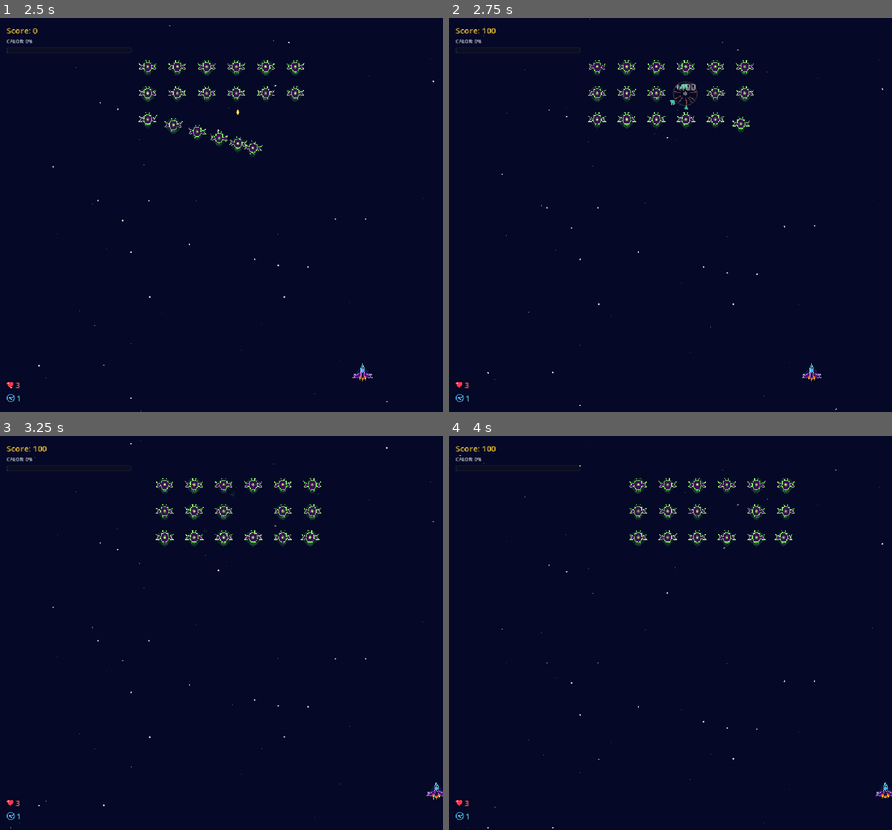
Above: before the commit, frames 1-4 (two rows, left to right).
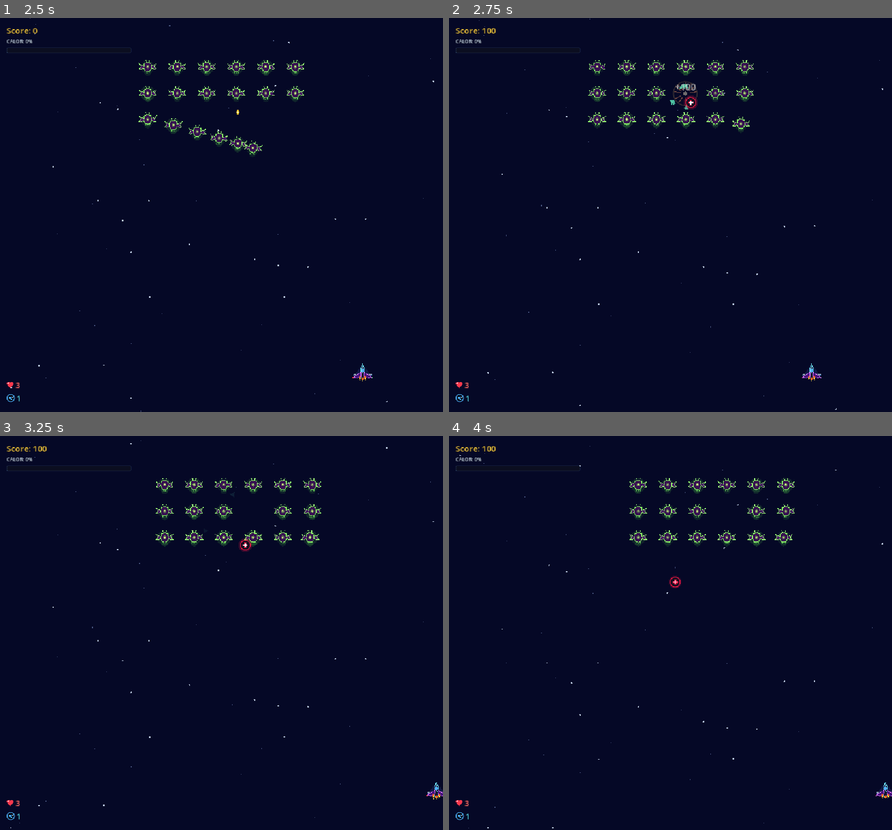
Above: after the commit, the same moments.

Repository: Frank-0511/galactic-surge
Game: Godot game, scene res://scenes/main/main.tscn
The game is run twice, just before and just after one commit, with the same random seed, the same clock (stepped at 60 frames per second) and the same inputs.
Inputs (mouse positions are in pixels of both pictures, inside the frame that each line leads up to):
- Up to frame 1 (2.5 s): click "Jugar" at 0.5 s; tap Enter at 1.25 s; move the mouse to (318, 195) at 1.27 s; hold Right (move_right) 1.28-2 s; tap Space (shoot) at 1.35 s; click (318, 195) at 1.42 s; drag from (132, 234) to (146, 65) at 2.02 s
- Up to frame 2 (2.75 s): no input
- Up to frame 3 (3.25 s): move the mouse to (265, 546) at 2.77 s; hold Right (move_right) from 2.78 s (still down); tap 2 (weapon_2) at 2.85 s
- Up to frame 4 (4 s): release Right (move_right) at 3.5 s; drag from (648, 711) to (652, 483) at 3.52 s

Frame 1 is identical in both runs. In frame 2, less than 0.1% of the frame differs, in the area x 53-57%, y 19-24%; in frame 3, less than 0.1%; in frame 4, less than 0.1%.

Commit message:
refactor(etapa-20): loot de la sesion movido a main_loot.gd; main.gd conserva delegados

Diff:
--- a/scenes/main/main.gd
+++ b/scenes/main/main.gd
@@ -47,6 +47,7 @@
 const Settings: Script = preload("res://scripts/systems/settings.gd")
 const SETTINGS_MENU_SCENE: PackedScene = preload("res://scenes/ui/settings_menu.tscn")
 const SESSION_STATS := preload("res://scripts/systems/session_stats.gd")
+const MainLoot: Script = preload("res://scenes/main/main_loot.gd")
 const SHIELD_DURATION: float = 10.0
 const NEARBY_SHAKE_RADIUS: float = 220.0
 const EXTRA_LIFE_SCORE_THRESHOLD: int = 1_000_000
@@ -136,6 +137,7 @@
 var _last_phrase_index: int = -1
 var _active_boss: Area2D = null
 var _zoom_tween: Tween = null
+var _loot: RefCounted = MainLoot.new(self)
 
 var _game_layout: GameLayout = GameLayout.new()
 
@@ -599,176 +601,20 @@
 
 
 func _pick_loot_type() -> int:
-	var w_score: float = maxf(score_loot_weight, 0.0)
-	var w_double: float = maxf(double_shot_loot_weight, 0.0)
-	var w_shield: float = maxf(shield_loot_weight, 0.0)
-	var w_life: float = maxf(extra_life_loot_weight, 0.0)
-	var w_bomb: float = maxf(bomb_loot_weight, 0.0)
-	var w_m_blaster: float = maxf(medallion_blaster_weight, 0.0)
-	var w_m_missile: float = maxf(medallion_missile_weight, 0.0)
-	var w_m_laser: float = maxf(medallion_laser_weight, 0.0)
-	var w_atom: float = maxf(power_atom_weight, 0.0)
-
-	var base_weights: Array[float] = [w_score, w_double, w_shield, w_life, w_bomb]
-	var zero_count: int = 0
-	var single_one_index: int = -1
-	for idx: int in range(base_weights.size()):
-		if base_weights[idx] == 0.0:
-			zero_count += 1
-		elif base_weights[idx] == 1.0:
-			single_one_index = idx
-
-	# Contract testing support: isolated single basic weight or all basic weights zero
-	if zero_count == 5:
-		return LootDrop.Type.SCORE
-	if zero_count == 4 and single_one_index >= 0:
-		return single_one_index
-
-	var all_weights: Array[float] = [
-		w_score, w_double, w_shield, w_life, w_bomb,
-		w_m_blaster, w_m_missile, w_m_laser, w_atom
-	]
-	var total_zeros: int = 0
-	var total_single_index: int = -1
-	for idx: int in range(all_weights.size()):
-		if all_weights[idx] == 0.0:
-			total_zeros += 1
-		elif all_weights[idx] > 0.0:
-			total_single_index = idx
-	if total_zeros == all_weights.size() - 1 and total_single_index >= 0:
-		return total_single_index
-
-	var total_basic_weight: float = w_score + w_double + w_shield + w_life + w_bomb
-	var total_weapon_weight: float = w_m_blaster + w_m_missile + w_m_laser + w_atom
-	var total_weight: float = total_basic_weight + total_weapon_weight
-	if total_weight <= 0.0:
-		return LootDrop.Type.SCORE
-
-	var roll: float = randf() * total_weight
-	if roll < total_basic_weight:
-		var cumulative: float = 0.0
-		cumulative += w_score
-		if roll < cumulative:
-			return LootDrop.Type.SCORE
-		cumulative += w_double
-		if roll < cumulative:
-			return LootDrop.Type.DOUBLE_SHOT
-		cumulative += w_shield
-		if roll < cumulative:
-			return LootDrop.Type.SHIELD
-		cumulative += w_life
-		if roll < cumulative:
-			return LootDrop.Type.EXTRA_LIFE
-		return LootDrop.Type.BOMB
-
-	# Weapon / Power drop: Chicken Invaders model:
-	# ~55% chance of Power Atom or active weapon's medallion (+1 level)
-	# ~45% chance of dropping a different weapon's medallion (distributed among the other 2)
-	var active_w: int = _player.get_weapon() if (_player != null and _player.has_method(&"get_weapon")) else 0
-	var weapon_roll: float = randf()
-	if weapon_roll < 0.55:
-		if randf() < 0.5:
-			return LootDrop.Type.MEDALLION_BLASTER + active_w
-		else:
-			return LootDrop.Type.POWER_ATOM
-	else:
-		var alt_weapons: Array[int] = []
-		for w_idx: int in range(3):
-			if w_idx != active_w:
-				alt_weapons.append(w_idx)
-		var chosen_alt: int = alt_weapons[randi() % alt_weapons.size()]
-		return LootDrop.Type.MEDALLION_BLASTER + chosen_alt
-
+	return _loot.pick_type()
 
 
 func _try_spawn_enemy_loot(spawn_position: Vector2) -> void:
-	if not _session_active:
-		return
-	if enemy_loot_drop_chance <= 0.0 or randf() >= enemy_loot_drop_chance:
-		return
-	var total_weight: float = (
-		maxf(score_loot_weight, 0.0)
-		+ maxf(double_shot_loot_weight, 0.0)
-		+ maxf(shield_loot_weight, 0.0)
-		+ maxf(extra_life_loot_weight, 0.0)
-		+ maxf(bomb_loot_weight, 0.0)
-		+ maxf(medallion_blaster_weight, 0.0)
-		+ maxf(medallion_missile_weight, 0.0)
-		+ maxf(medallion_laser_weight, 0.0)
-		+ maxf(power_atom_weight, 0.0)
-	)
-	if total_weight <= 0.0:
-		return
-	_spawn_loot(_pick_loot_type(), spawn_position)
-
+	_loot.try_spawn_enemy_loot(spawn_position)
 
 
 func _spawn_loot(loot_type: int, spawn_position: Vector2) -> void:
-	var loot: Area2D = LOOT_DROP_SCENE.instantiate() as Area2D
-	if loot == null:
-		return
-	if loot.has_signal(&"collected"):
-		loot.collected.connect(_on_loot_collected)
-	if loot.has_method(&"configure"):
-		loot.configure(loot_type, spawn_position, _player)
-	add_child(loot)
+	_loot.spawn_loot(loot_type, spawn_position)
 
 
 ## collector: the ship that picked the drop up (Etapa 20); null means J1 (singleplayer).
 func _on_loot_collected(loot_type: int, collector: Node2D = null) -> void:
-	if not _session_active and not _mission_complete:
-		return
-	var ship: CharacterBody2D = _player_two if collector != null and collector == _player_two else _player
-	match loot_type:
-		LootDrop.Type.SCORE:
-			_add_score(SCORE_LOOT_POINTS)
-			_hud.set_score(score)
-			_visual_feedback.play_score_popup(ship.global_position, SCORE_LOOT_POINTS)
-		LootDrop.Type.DOUBLE_SHOT:
-			ship.enable_double_shot()
-			_audio_feedback.play_power_up_collected(0)
-		LootDrop.Type.SHIELD:
-			ship.activate_shield(SHIELD_DURATION)
-			_audio_feedback.play_power_up_collected(1)
-		LootDrop.Type.EXTRA_LIFE:
-			if ship == _player_two:
-				_player_two_lives = mini(_player_two_lives + 1, STARTING_LIVES)
-				_hud.set_lives_p2(_player_two_lives)
-			else:
-				lives = mini(lives + 1, STARTING_LIVES)
-				_hud.set_lives(lives)
-		LootDrop.Type.BOMB:
-			_clear_enemy_bullets()
-		LootDrop.Type.MEDALLION_BLASTER, LootDrop.Type.MEDALLION_MISSILE, LootDrop.Type.MEDALLION_LASER:
-			var target_w: int = loot_type - LootDrop.Type.MEDALLION_BLASTER
-			var prev_w: int = ship.get_weapon() if ship.has_method(&"get_weapon") else -1
-			if ship.has_method(&"apply_medallion"):
-				ship.apply_medallion(target_w)
-			if target_w != prev_w:
-				var weapon_names: Array[String] = ["BLASTER", "MISIL", "LÁSER"]
-				var weapon_colors: Array[Color] = [
-					Color(0.2, 0.6, 1.0),
-					Color(1.0, 0.55, 0.1),
-					Color(1.0, 0.2, 0.25)
-				]
-				var w_name: String = weapon_names[target_w] if target_w >= 0 and target_w < weapon_names.size() else "ARMA"
-				var w_color: Color = weapon_colors[target_w] if target_w >= 0 and target_w < weapon_colors.size() else Color.WHITE
-				if _visual_feedback != null and _visual_feedback.has_method(&"play_weapon_switched"):
-					_visual_feedback.play_weapon_switched(ship.global_position, w_name, w_color)
-				if _audio_feedback != null and _audio_feedback.has_method(&"play_weapon_switched"):
-					_audio_feedback.play_weapon_switched(target_w)
-			else:
-				if _visual_feedback != null and _visual_feedback.has_method(&"play_level_up"):
-					_visual_feedback.play_level_up(ship.global_position, ship.get_weapon_level() if ship.has_method(&"get_weapon_level") else 1)
-				if _audio_feedback != null and _audio_feedback.has_method(&"play_medallion_collected"):
-					_audio_feedback.play_medallion_collected(target_w)
-		LootDrop.Type.POWER_ATOM, LootDrop.Type.RECOVERY_CAPSULE:
-			if ship.has_method(&"apply_power_atom"):
-				ship.apply_power_atom()
-			if _audio_feedback != null and _audio_feedback.has_method(&"play_power_atom_collected"):
-				_audio_feedback.play_power_atom_collected()
-			if _visual_feedback != null and _visual_feedback.has_method(&"play_level_up"):
-				_visual_feedback.play_level_up(ship.global_position, ship.get_weapon_level() if ship.has_method(&"get_weapon_level") else 1)
+	_loot.on_loot_collected(loot_type, collector)
 
 
 
--- /dev/null
+++ b/scenes/main/main_loot.gd
@@ -0,0 +1,193 @@
+# main_loot.gd
+# Loot drops for the session (Etapa 6 onward): picks the drop type from the
+# weights exported on Main, spawns LootDrop nodes and applies the effect of each
+# pickup to the ship that collected it (Etapa 20: J1 or J2).
+# Owned by Main; it reads and writes Main's state through _main.
+
+extends RefCounted
+
+var _main: Node2D
+
+
+func _init(main: Node2D) -> void:
+	_main = main
+
+
+func pick_type() -> int:
+	var w_score: float = maxf(_main.score_loot_weight, 0.0)
+	var w_double: float = maxf(_main.double_shot_loot_weight, 0.0)
+	var w_shield: float = maxf(_main.shield_loot_weight, 0.0)
+	var w_life: float = maxf(_main.extra_life_loot_weight, 0.0)
+	var w_bomb: float = maxf(_main.bomb_loot_weight, 0.0)
+	var w_m_blaster: float = maxf(_main.medallion_blaster_weight, 0.0)
+	var w_m_missile: float = maxf(_main.medallion_missile_weight, 0.0)
+	var w_m_laser: float = maxf(_main.medallion_laser_weight, 0.0)
+	var w_atom: float = maxf(_main.power_atom_weight, 0.0)
+
+	var base_weights: Array[float] = [w_score, w_double, w_shield, w_life, w_bomb]
+	var zero_count: int = 0
+	var single_one_index: int = -1
+	for idx: int in range(base_weights.size()):
+		if base_weights[idx] == 0.0:
+			zero_count += 1
+		elif base_weights[idx] == 1.0:
+			single_one_index = idx
+
+	# Contract testing support: isolated single basic weight or all basic weights zero
+	if zero_count == 5:
+		return LootDrop.Type.SCORE
+	if zero_count == 4 and single_one_index >= 0:
+		return single_one_index
+
+	var all_weights: Array[float] = [
+		w_score, w_double, w_shield, w_life, w_bomb,
+		w_m_blaster, w_m_missile, w_m_laser, w_atom
+	]
+	var total_zeros: int = 0
+	var total_single_index: int = -1
+	for idx: int in range(all_weights.size()):
+		if all_weights[idx] == 0.0:
+			total_zeros += 1
+		elif all_weights[idx] > 0.0:
+			total_single_index = idx
+	if total_zeros == all_weights.size() - 1 and total_single_index >= 0:
+		return total_single_index
+
+	var total_basic_weight: float = w_score + w_double + w_shield + w_life + w_bomb
+	var total_weapon_weight: float = w_m_blaster + w_m_missile + w_m_laser + w_atom
+	var total_weight: float = total_basic_weight + total_weapon_weight
+	if total_weight <= 0.0:
+		return LootDrop.Type.SCORE
+
+	var roll: float = randf() * total_weight
+	if roll < total_basic_weight:
+		var cumulative: float = 0.0
+		cumulative += w_score
+		if roll < cumulative:
+			return LootDrop.Type.SCORE
+		cumulative += w_double
+		if roll < cumulative:
+			return LootDrop.Type.DOUBLE_SHOT
+		cumulative += w_shield
+		if roll < cumulative:
+			return LootDrop.Type.SHIELD
+		cumulative += w_life
+		if roll < cumulative:
+			return LootDrop.Type.EXTRA_LIFE
+		return LootDrop.Type.BOMB
+
+	# Weapon / Power drop: Chicken Invaders model:
+	# ~55% chance of Power Atom or active weapon's medallion (+1 level)
+	# ~45% chance of dropping a different weapon's medallion (distributed among the other 2)
+	var player: Node = _main._player
+	var active_w: int = player.get_weapon() if (player != null and player.has_method(&"get_weapon")) else 0
+	var weapon_roll: float = randf()
+	if weapon_roll < 0.55:
+		if randf() < 0.5:
+			return LootDrop.Type.MEDALLION_BLASTER + active_w
+		else:
+			return LootDrop.Type.POWER_ATOM
+	else:
+		var alt_weapons: Array[int] = []
+		for w_idx: int in range(3):
+			if w_idx != active_w:
+				alt_weapons.append(w_idx)
+		var chosen_alt: int = alt_weapons[randi() % alt_weapons.size()]
+		return LootDrop.Type.MEDALLION_BLASTER + chosen_alt
+
+
+func try_spawn_enemy_loot(spawn_position: Vector2) -> void:
+	if not _main._session_active:
+		return
+	if _main.enemy_loot_drop_chance <= 0.0 or randf() >= _main.enemy_loot_drop_chance:
+		return
+	var total_weight: float = (
+		maxf(_main.score_loot_weight, 0.0)
+		+ maxf(_main.double_shot_loot_weight, 0.0)
+		+ maxf(_main.shield_loot_weight, 0.0)
+		+ maxf(_main.extra_life_loot_weight, 0.0)
+		+ maxf(_main.bomb_loot_weight, 0.0)
+		+ maxf(_main.medallion_blaster_weight, 0.0)
+		+ maxf(_main.medallion_missile_weight, 0.0)
+		+ maxf(_main.medallion_laser_weight, 0.0)
+		+ maxf(_main.power_atom_weight, 0.0)
+	)
+	if total_weight <= 0.0:
+		return
+	spawn_loot(pick_type(), spawn_position)
+
+
+func spawn_loot(loot_type: int, spawn_position: Vector2) -> void:
+	var loot: Area2D = _main.LOOT_DROP_SCENE.instantiate() as Area2D
+	if loot == null:
+		return
+	if loot.has_signal(&"collected"):
+		loot.collected.connect(on_loot_collected)
+	if loot.has_method(&"configure"):
+		loot.configure(loot_type, spawn_position, _main._player)
+	_main.add_child(loot)
+
+
+## collector: the ship that picked the drop up (Etapa 20); null means J1 (singleplayer).
+func on_loot_collected(loot_type: int, collector: Node2D = null) -> void:
+	if not _main._session_active and not _main._mission_complete:
+		return
+	var ship: CharacterBody2D = _main._player_two if collector != null and collector == _main._player_two else _main._player
+	match loot_type:
+		LootDrop.Type.SCORE:
+			_main._add_score(_main.SCORE_LOOT_POINTS)
+			_main._hud.set_score(_main.score)
+			_main._visual_feedback.play_score_popup(ship.global_position, _main.SCORE_LOOT_POINTS)
+		LootDrop.Type.DOUBLE_SHOT:
+			ship.enable_double_shot()
+			_main._audio_feedback.play_power_up_collected(0)
+		LootDrop.Type.SHIELD:
+			ship.activate_shield(_main.SHIELD_DURATION)
+			_main._audio_feedback.play_power_up_collected(1)
+		LootDrop.Type.EXTRA_LIFE:
+			if ship == _main._player_two:
+				_main._player_two_lives = mini(_main._player_two_lives + 1, _main.STARTING_LIVES)
+				_main._hud.set_lives_p2(_main._player_two_lives)
+			else:
+				_main.lives = mini(_main.lives + 1, _main.STARTING_LIVES)
+				_main._hud.set_lives(_main.lives)
+		LootDrop.Type.BOMB:
+			_main._clear_enemy_bullets()
+		LootDrop.Type.MEDALLION_BLASTER, LootDrop.Type.MEDALLION_MISSILE, LootDrop.Type.MEDALLION_LASER:
+			_collect_medallion(loot_type, ship)
+		LootDrop.Type.POWER_ATOM, LootDrop.Type.RECOVERY_CAPSULE:
+			if ship.has_method(&"apply_power_atom"):
+				ship.apply_power_atom()
+			var audio: Node = _main._audio_feedback
+			if audio != null and audio.has_method(&"play_power_atom_collected"):
+				audio.play_power_atom_collected()
+			var visual: Node2D = _main._visual_feedback
+			if visual != null and visual.has_method(&"play_level_up"):
+				visual.play_level_up(ship.global_position, ship.get_weapon_level() if ship.has_method(&"get_weapon_level") else 1)
+
+
+func _collect_medallion(loot_type: int, ship: CharacterBody2D) -> void:
+	var target_w: int = loot_type - LootDrop.Type.MEDALLION_BLASTER
+	var prev_w: int = ship.get_weapon() if ship.has_method(&"get_weapon") else -1
+	if ship.has_method(&"apply_medallion"):
+		ship.apply_medallion(target_w)
+	var visual: Node2D = _main._visual_feedback
+	var audio: Node = _main._audio_feedback
+	if target_w != prev_w:
+		var weapon_names: Array[String] = ["BLASTER", "MISIL", "LÁSER"]
+		var weapon_colors: Array[Color] = [
+			Color(0.2, 0.6, 1.0),
+			Color(1.0, 0.55, 0.1),
+			Color(1.0, 0.2, 0.25)
+		]
+		var w_name: String = weapon_names[target_w] if target_w >= 0 and target_w < weapon_names.size() else "ARMA"
+		var w_color: Color = weapon_colors[target_w] if target_w >= 0 and target_w < weapon_colors.size() else Color.WHITE
+		if visual != null and visual.has_method(&"play_weapon_switched"):
+			visual.play_weapon_switched(ship.global_position, w_name, w_color)
+		if audio != null and audio.has_method(&"play_weapon_switched"):
+			audio.play_weapon_switched(target_w)
+	else:
+		if visual != null and visual.has_method(&"play_level_up"):
+			visual.play_level_up(ship.global_position, ship.get_weapon_level() if ship.has_method(&"get_weapon_level") else 1)
+		if audio != null and audio.has_method(&"play_medallion_collected"):
+			audio.play_medallion_collected(target_w)
